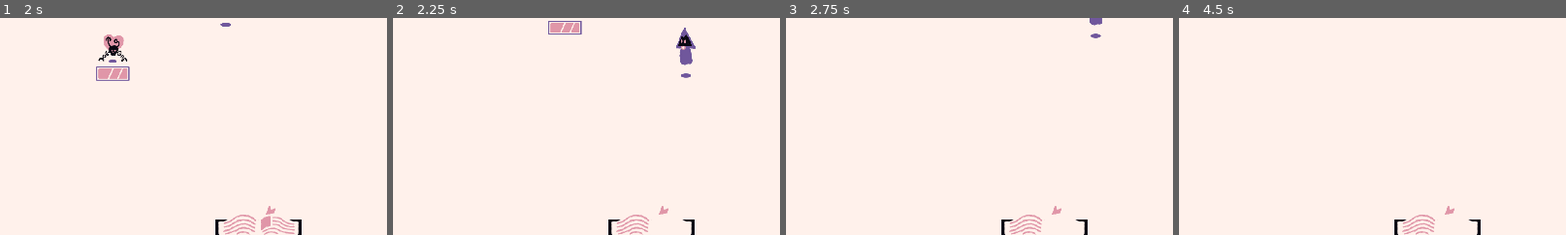
Above: before the commit, frames 1-4 (left to right).
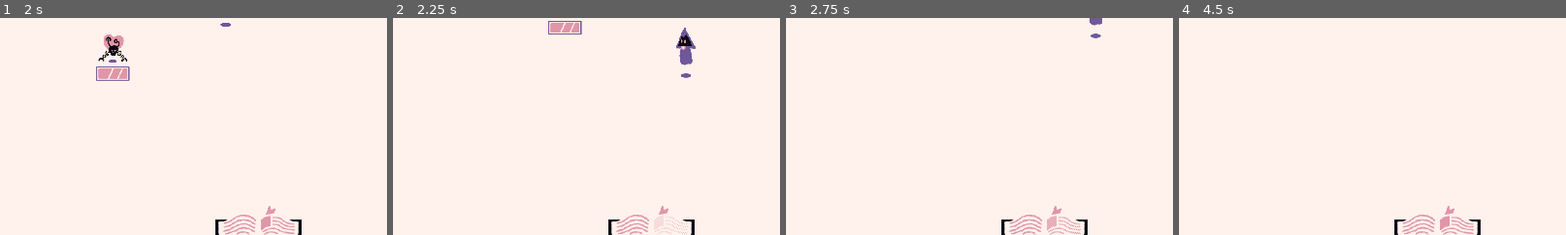
Above: after the commit, the same moments.

Repository: LunaticDancer/Lich
Game: Godot game, scene res://core/world.tscn
The game is run twice, just before and just after one commit, with the same random seed, the same clock (stepped at 60 frames per second) and the same inputs.
Inputs (mouse positions are % of the whole screen's width and height, from its top left):
- Up to frame 1 (2 s): click "Play" at 0.5 s; move the mouse to (72, 45) at 1.27 s; press the mouse at (72, 45) at 1.28 s; hold Right (right) from 1.28 s (still down)
- Up to frame 2 (2.25 s): move the mouse to (30, 55) at 2.02 s; release Right (right) at 2.03 s; release the mouse at (30, 55) at 2.03 s; hold Down (down) from 2.03 s (still down); tap Space (dodge) at 2.1 s
- Up to frame 3 (2.75 s): keep holding Down (down)
- Up to frame 4 (4.5 s): move the mouse to (60, 28) at 2.77 s; release Down (down) at 2.78 s; press the mouse at (60, 28) at 2.78 s; hold Right (right) 2.78-3.53 s; move the mouse to (45, 70) at 3.52 s; release the mouse at (45, 70) at 3.53 s; hold Up (up) 3.53-4.28 s; tap Space (dodge) at 3.6 s; move the mouse to (80, 65) at 4.27 s; press the mouse at (80, 65) at 4.28 s; hold Left (left) from 4.28 s (still down)
The pictures show only the part of the screen within x 17-67%, y 50-100%; the shares and areas given below are measured in that part.

Frame 1 is identical in both runs. In frame 2, 0.1% of the frame differs, in the area x 67-77%, y 91-100%; in frame 3, 0.3%; in frame 4, 0.4%.

Commit message:
dash meter UI effect polish

Diff:
--- a/core/world.tscn
+++ b/core/world.tscn
@@ -14,6 +14,7 @@
 [ext_resource type="Texture2D" uid="uid://dghrmefrjqvnc" path="res://ui/DashBook.png" id="9_buipd"]
 [ext_resource type="Texture2D" uid="uid://ddml00rfkucsy" path="res://ui/Dash1.png" id="10_kav2h"]
 [ext_resource type="Texture2D" uid="uid://bopfaewgn8nmg" path="res://ui/Dash2.png" id="11_bkyve"]
+[ext_resource type="Shader" path="res://enemies/blood_vfx/blood_splatter.gdshader" id="13_wbq3w"]
 
 [sub_resource type="StyleBoxEmpty" id="StyleBoxEmpty_8qm36"]
 
@@ -26,6 +27,14 @@
 [sub_resource type="ShaderMaterial" id="ShaderMaterial_v1mjq"]
 shader = ExtResource("4_6xaee")
 shader_parameter/fill = 0.5
+
+[sub_resource type="ShaderMaterial" id="ShaderMaterial_f6dho"]
+shader = ExtResource("13_wbq3w")
+shader_parameter/intensity = 0.0
+
+[sub_resource type="ShaderMaterial" id="ShaderMaterial_drf13"]
+shader = ExtResource("13_wbq3w")
+shader_parameter/intensity = 0.0
 
 [node name="World" type="Node2D" groups=["GameController"]]
 process_mode = 3
@@ -322,6 +331,7 @@
 
 [node name="Left" type="TextureRect" parent="UI/GameplayUI/Dashes"]
 texture_filter = 3
+material = SubResource("ShaderMaterial_f6dho")
 layout_mode = 1
 anchors_preset = 7
 anchor_left = 0.5
@@ -337,6 +347,7 @@
 
 [node name="Right" type="TextureRect" parent="UI/GameplayUI/Dashes"]
 texture_filter = 3
+material = SubResource("ShaderMaterial_drf13")
 layout_mode = 1
 anchors_preset = 7
 anchor_left = 0.5
--- a/ui/GameplayUI.gd
+++ b/ui/GameplayUI.gd
@@ -1,12 +1,8 @@
 extends Control
 
 func update_dashes(amount : float):
-	$Dashes/Left.hide()
-	$Dashes/Right.hide()
-	if(amount >= 1):
-		$Dashes/Left.show()
-	if(amount >= 2):
-		$Dashes/Right.show()
+	$Dashes/Left.material.set_shader_parameter("intensity", 1-amount)
+	$Dashes/Right.material.set_shader_parameter("intensity", 1-(amount-1))
 
 func update_mana(amount : float):
 	$Mana/Fill.material.set_shader_parameter("fill", amount)
Not shown: 1 places in core/world.tscn that only renumber resources
